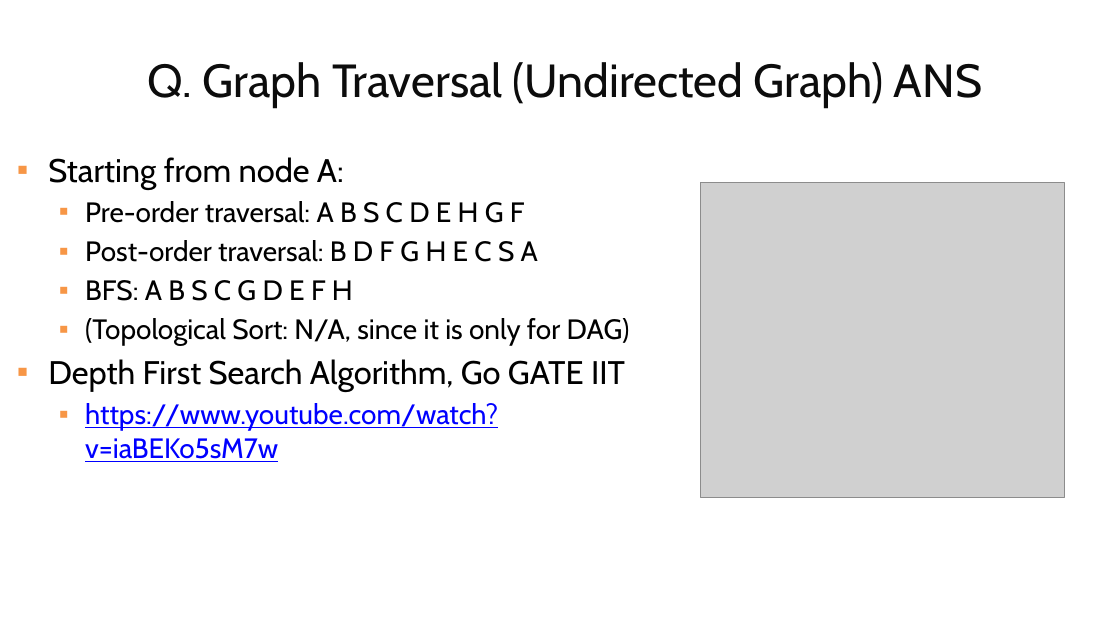
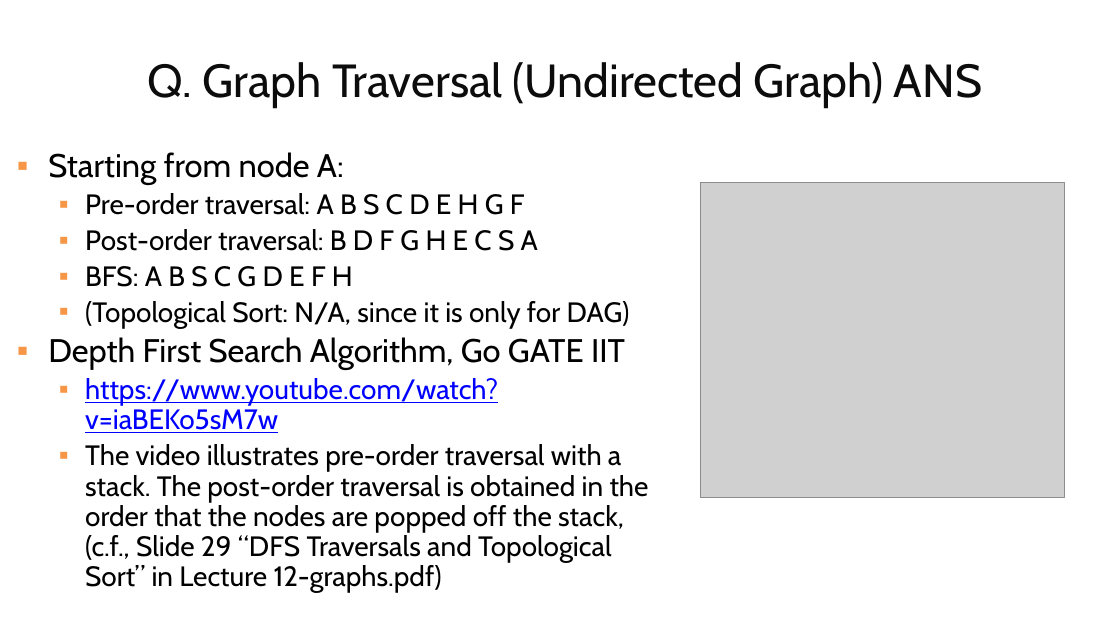
Before and after one commit to guhofstra/CSC111Fa25, a slide deck: slide 32 of PPTs/Lecture 12-graphs Exercises ANS.pptx. Drawn at 1120x630 pixels with LibreOffice and Linux fonts; fonts in the diff are those of the drawing; grey boxes stand for pictures. Boxes give left, top, right and bottom in pixels: in the first picture for what was removed or moved away, otherwise in the second. Text is boxed around its words. In the diff, an @@ line names an element or a change of style, - is before the commit and + after.

```diff
--- a/PPTs/Lecture 12-graphs Exercises ANS.pptx
+++ b/PPTs/Lecture 12-graphs Exercises ANS.pptx
@@ text at (x1=48, y1=152, x2=630, y2=433): line spacing 1 to 0.9 @@
@@ text at (x1=85, y1=444, x2=649, y2=593): paragraph added @@
+  ▪ The video illustrates pre-order traversal with a stack. The post-order traversal is obtained in the order that the nodes are popped off the stack, (c.f., Slide 29 “DFS Traversals and Topological Sort” in Lecture 12-graphs.pdf)
```
Also in this commit, not shown: 11 other files.
